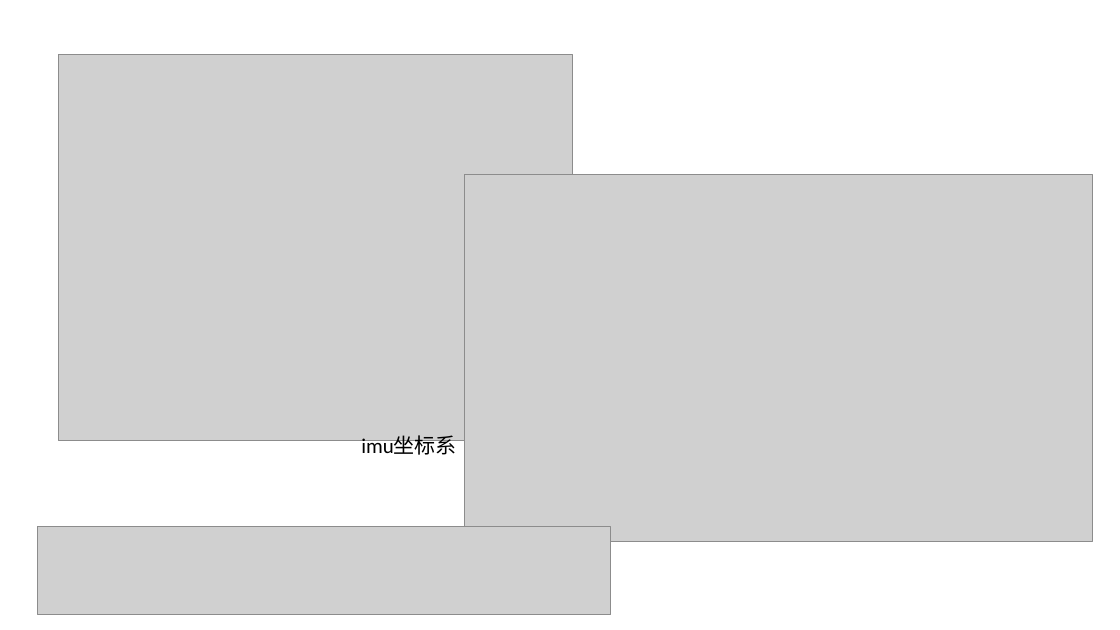
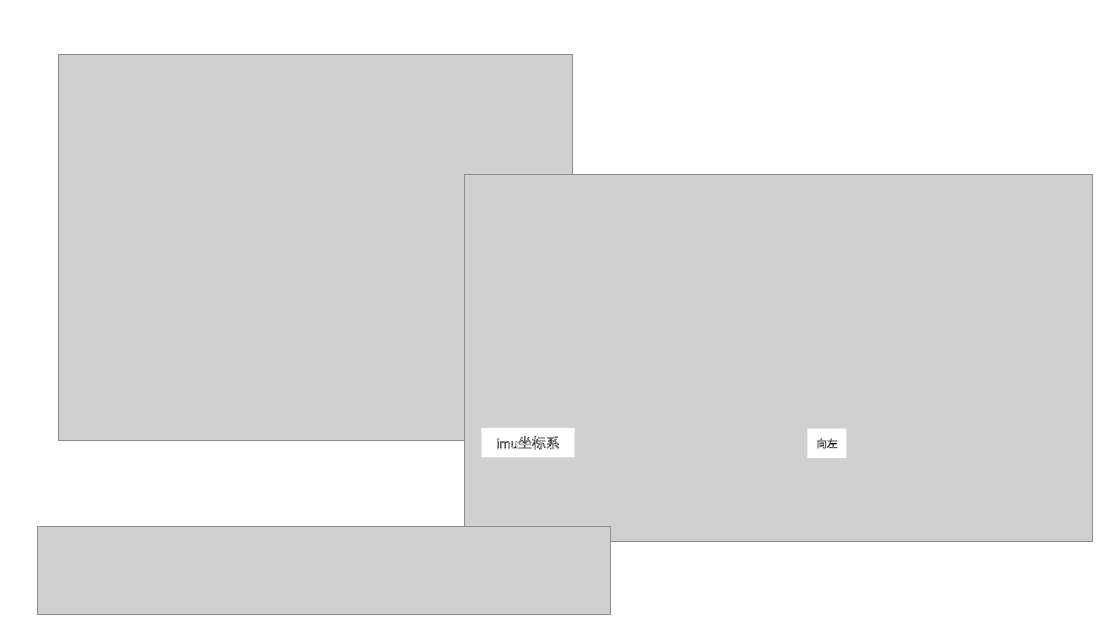
Before and after one commit to senvenstar/rm_cv_tutorial_2026, a slide deck: slide 41 of vision_tutorial.pptx (slide 39 before the commit). Drawn at 1120x630 pixels with LibreOffice and Linux fonts; fonts in the diff are those of the drawing; grey boxes stand for pictures. Boxes give left, top, right and bottom in pixels: in the first picture for what was removed or moved away, otherwise in the second. Text is boxed around its words. In the diff, an @@ line names an element or a change of style, - is before the commit and + after.

Commit message:
update hw2 ppt

```diff
--- a/vision_tutorial.pptx
+++ b/vision_tutorial.pptx
@@ rectangle "imu坐标系": place and size @@
-rectangle "imu坐标系" at (361, 435, 457, 459)
+rectangle "imu坐标系" at (481, 428, 575, 457)
@@ rectangle "imu坐标系" at (481, 428, 575, 457): size 18 to 12 pt, text colour #000000 to #FFFFFF, letter outline none to #000000 0.75 pt; alignment left to centre; vertical alignment top to middle; fill none to #FFFFFF @@
@@ rectangle added at (807, 429, 846, 458), fill #FFFFFF, 9 pt, text #FFFFFF @@
+向左
```
Also in this commit, not shown: 1 other slide changed, 1 slide added.
